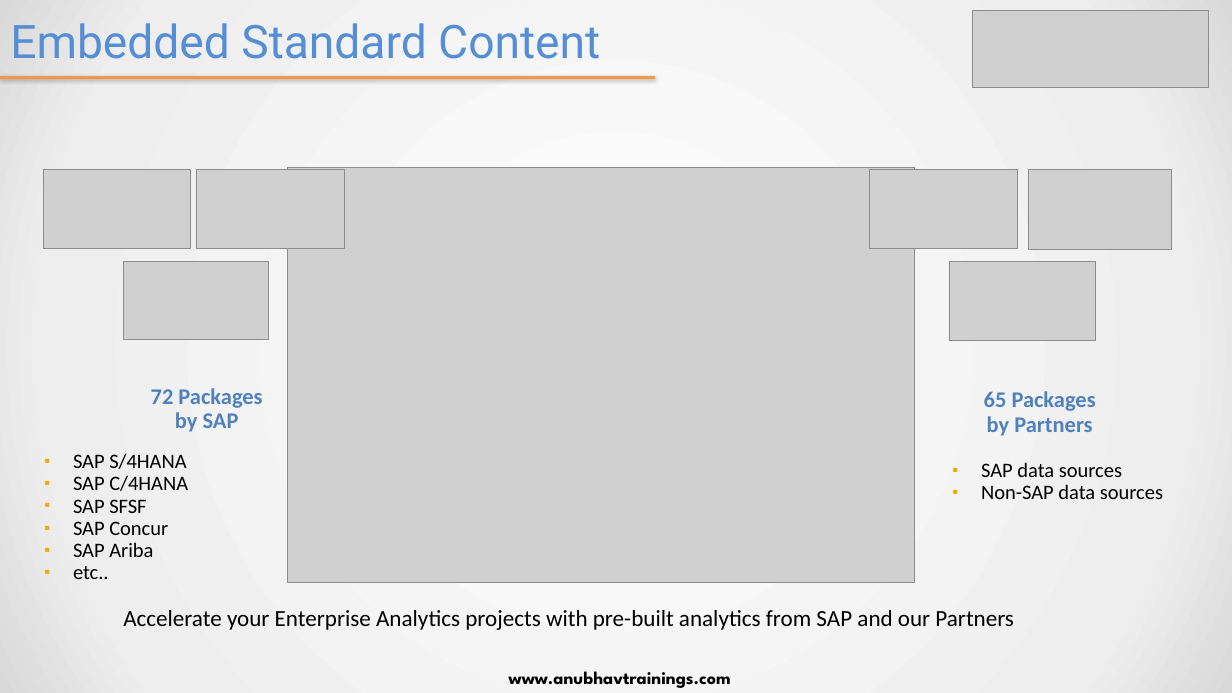
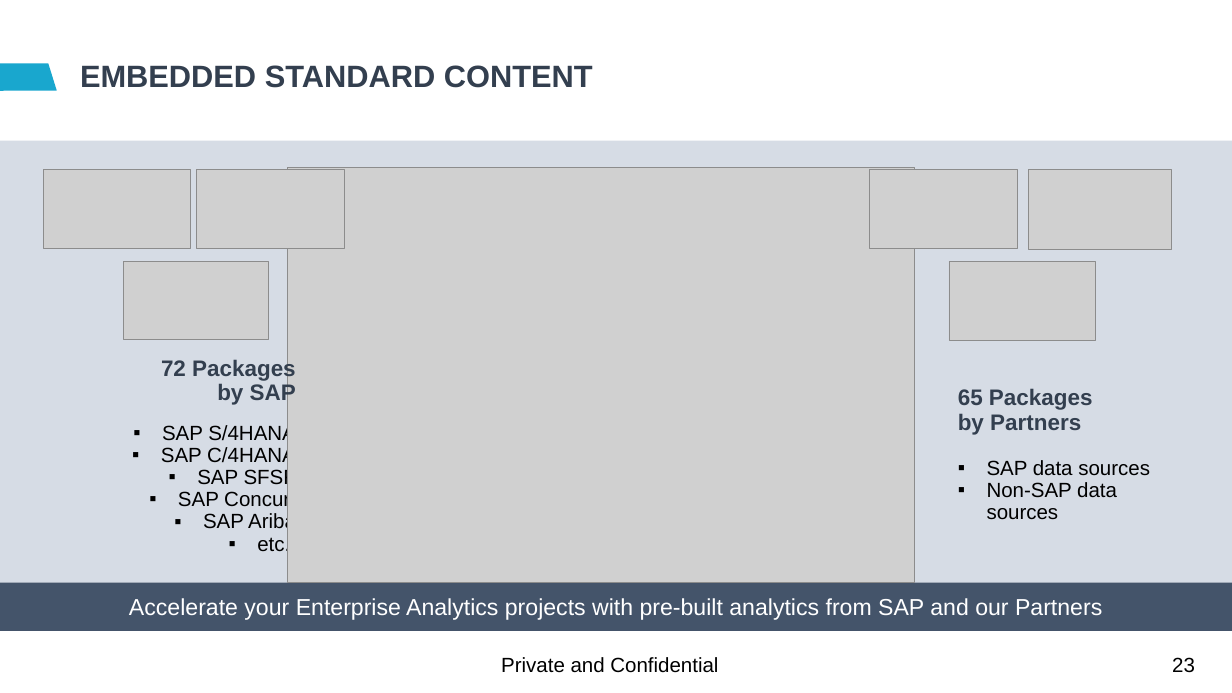
Before and after one commit to soyuztechnologies/EY_SAC_Feb2022, a slide deck: slide 23 of day 1/SAC_Training Day 1.pptx (slide 19 before the commit). Drawn at 1232x693 pixels with LibreOffice and Linux fonts; fonts in the diff are those of the drawing; grey boxes stand for pictures; background and template pictures are left out. Boxes give left, top, right and bottom in pixels: in the first picture for what was removed or moved away, otherwise in the second. Text is boxed around its words. In the diff, an @@ line names an element or a change of style, - is before the commit and + after.

```diff
--- a/day 1/SAC_Training Day 1.pptx
+++ b/day 1/SAC_Training Day 1.pptx
@@ background gradient #FFFFFF to #EEEEEE to #D9D9D9 to #FFFFFF @@
@@ picture removed at (973,11,1209,88) @@
@@ page number added at (1196,30,1226,71), 10 pt, text #FFFFFF @@
+23
@@ line removed from (0, 78) to (655, 78) @@
@@ freeform shape added at (0,64,56,91), fill #19A7CE @@
@@ title at (80,65,593,88): text changed; size 36 to 24 pt; font Roboto to Arial; text colour #558ED5 to #333F50; bold on @@
-Embedded Standard Content
+EMBEDDED STANDARD CONTENT
@@ rectangle added at (0,140,1232,582), fill #D6DCE5 @@
@@ text "72 Packages by SAP": place and size @@
-text "72 Packages by SAP" at (151,388,262,432)
+text "72 Packages by SAP" at (161,358,296,405)
@@ text "72 Packages by SAP" at (161,358,296,405): font Calibri to Arial, text colour #4F81BD to #333F50; alignment centre to right @@
@@ text "65 Packages by Partners": place and size @@
-text "65 Packages by Partners" at (984,391,1096,436)
+text "65 Packages by Partners" at (958,388,1093,435)
@@ text "65 Packages by Partners" at (958,388,1093,435): font Calibri to Arial, text colour #4F81BD to #333F50; alignment centre to left @@
@@ text "SAP S/4HANA": place and size @@
-text "SAP S/4HANA" at (73,454,188,579)
+text "SAP S/4HANA" at (161,424,296,556)
@@ text "SAP S/4HANA" at (161,424,296,556): font Calibri to Arial; alignment left to right; bullet colour #F0AB00 to #000000 @@
@@ text "SAP data sources" at (987,460,1150,520): font Calibri to Arial; bullet colour #F0AB00 to #000000 @@
@@ rectangle "Accelerate your Enterprise Analytics projects ...": place and size @@
-rectangle "Accelerate your Enterprise Analytics projects ..." at (123,610,1014,630)
+rectangle "Accelerate your Enterprise Analytics projects ..." at (0,582,1232,631)
@@ rectangle "Accelerate your Enterprise Analytics projects ..." at (0,582,1232,631): font Calibri to Arial, text colour #000000 to #FFFFFF; alignment left to centre; less space between paragraphs; vertical alignment top to middle; fill none to #44546A @@
@@ text added at (501,657,718,673), 16 pt, text #000000 @@
+Private and Confidential
@@ page number added at (1172,657,1195,673), 16 pt, text #000000 @@
+23
@@ text removed at (509,671,731,688) @@
-www.anubhavtrainings.com
```
Also in this commit, not shown: 21 other slides changed, 11 slides added, 5 slides removed.
